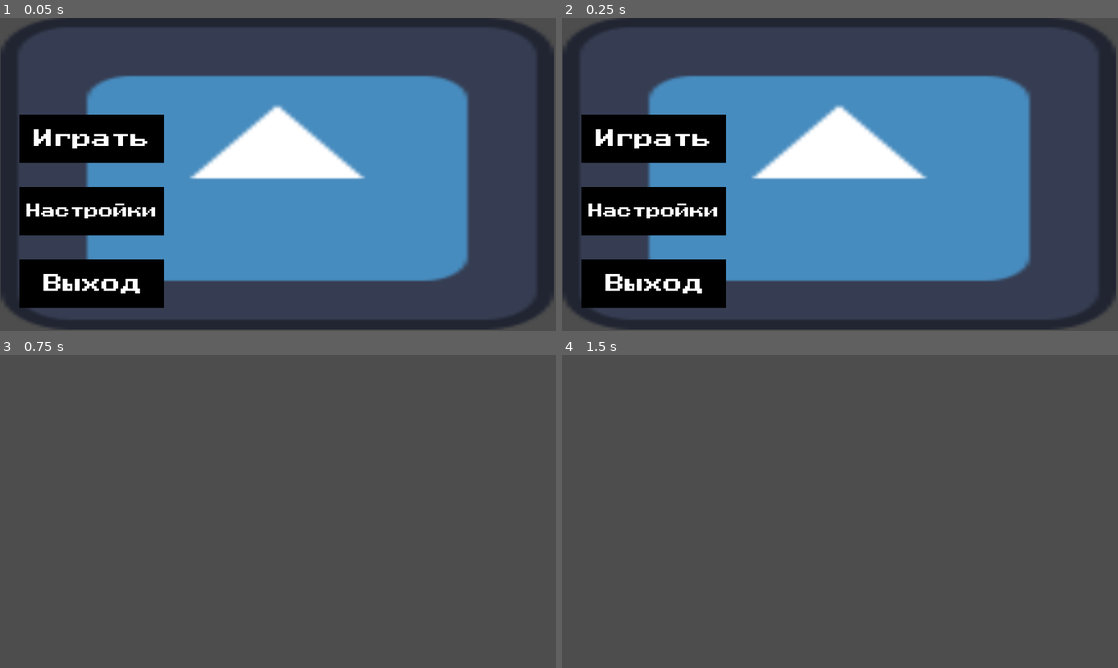
Above: before the commit, frames 1-4 (two rows, left to right).
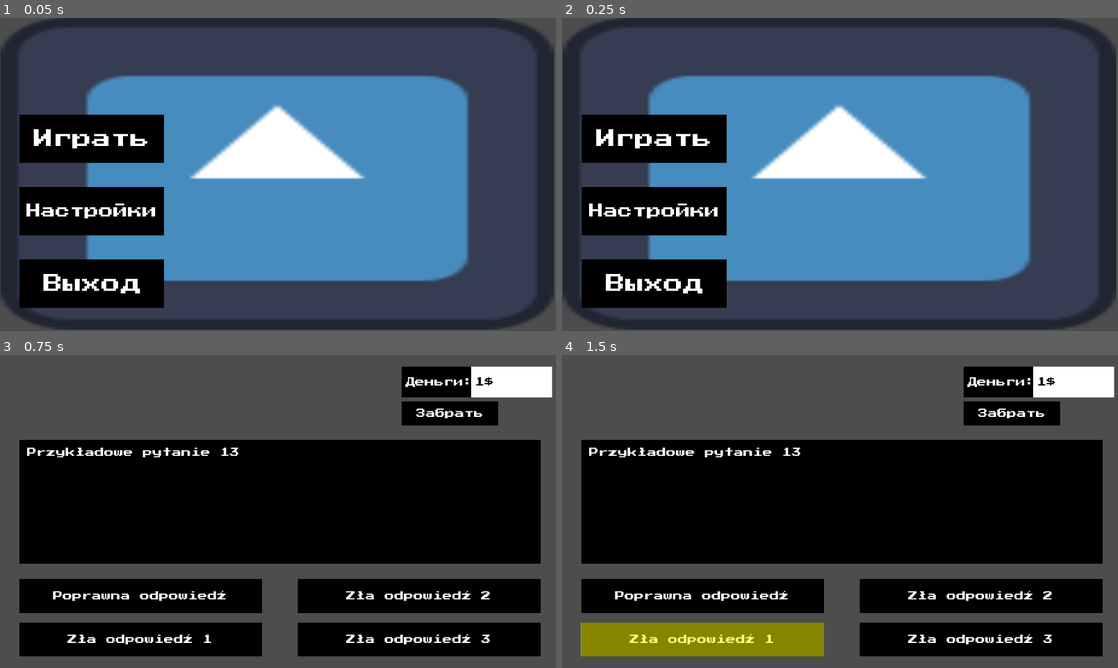
Above: after the commit, the same moments.

Repository: Tim00ff/wwtbam
Game: Godot game, scene res://game/start.tscn
Same seed, same stepped clock (60 frames per second), same inputs: the game is played once before the commit and once after it. The engine's default icon, where the game draws it, is replaced by a stand-in: a white triangle on a blue panel in a dark square. Sound files missing from this copy of the repository are replaced by a short silence.
Inputs (mouse positions are in pixels of both pictures, inside the frame that each line leads up to):
- Up to frame 1 (0.05 s): no input
- Up to frame 2 (0.25 s): no input
- Up to frame 3 (0.75 s): click "Играть" at 0.5 s
- Up to frame 4 (1.5 s): click (701, 639) at 1.25 s, where only the run after the commit has a clickable "Zła odpowiedź 1"

Frame 1 is identical in both runs. In frame 2, 0.6% of the frame differs, in the area x 3-30%, y 30-93%; in frame 3, 60%; in frame 4, 60%, in the area x 3-100%, y 3-97%.

Commit message:
Created game logic

Diff:
--- a/game/start.tscn
+++ b/game/start.tscn
@@ -1,10 +1,11 @@
-[gd_scene load_steps=11 format=3 uid="uid://cp5pouep4ov0l"]
+[gd_scene load_steps=12 format=3 uid="uid://cp5pouep4ov0l"]
 
 [ext_resource type="Texture2D" uid="uid://o8k0elyht3kk" path="res://sprites/Black.png" id="1_g071l"]
 [ext_resource type="FontFile" uid="uid://1v3etm8to5eh" path="res://PressStart2P-Regular.ttf" id="2_88jc1"]
 [ext_resource type="Script" path="res://scripts/start/start.gd" id="2_j17x2"]
 [ext_resource type="Script" path="res://scripts/start/exit.gd" id="3_sbu3e"]
 [ext_resource type="Texture2D" uid="uid://dca40k26ykqd6" path="res://icon.svg" id="4_k3pk5"]
+[ext_resource type="Script" path="res://scripts/start/animation_player.gd" id="5_htksb"]
 [ext_resource type="Script" path="res://scripts/start/fs_button.gd" id="7_bh2q0"]
 [ext_resource type="Script" path="res://scripts/start/camera.gd" id="7_hh4lx"]
 
@@ -139,6 +140,7 @@
 "": SubResource("AnimationLibrary_6o504")
 }
 speed_scale = 0.2
+script = ExtResource("5_htksb")
 
 [node name="bg" type="Sprite2D" parent="."]
 z_index = -3
--- a/game/wwtbam.tscn
+++ b/game/wwtbam.tscn
@@ -1,3 +1,329 @@
-[gd_scene format=3 uid="uid://o0hrcwfcvhfp"]
+[gd_scene load_steps=16 format=3 uid="uid://o0hrcwfcvhfp"]
+
+[ext_resource type="Script" path="res://scripts/wwtbam/main_game.gd" id="1_8cg4m"]
+[ext_resource type="AudioStream" uid="uid://s0ng004wb1xx" path="res://audio/hello-new-punter-2008-short.mp3" id="1_njn5i"]
+[ext_resource type="Script" path="res://scripts/wwtbam/camera_2d.gd" id="2_rm4fw"]
+[ext_resource type="AudioStream" uid="uid://nu0i3e0hlkyf" path="res://audio/q1-5-bed-2008.mp3" id="2_wturb"]
+[ext_resource type="Script" path="res://scripts/wwtbam/background_sound.gd" id="3_7hgwq"]
+[ext_resource type="Texture2D" uid="uid://o8k0elyht3kk" path="res://sprites/Black.png" id="4_hpwlj"]
+[ext_resource type="FontFile" uid="uid://1v3etm8to5eh" path="res://PressStart2P-Regular.ttf" id="5_hhv0y"]
+[ext_resource type="AudioStream" uid="uid://dqrwo0dyofg05" path="res://audio/khsm_50-50.mp3" id="6_281c4"]
+[ext_resource type="Texture2D" uid="uid://covktttdtjkof" path="res://sprites/white.png" id="6_s3mr8"]
+[ext_resource type="AudioStream" uid="uid://dy3gnncccb0qc" path="res://audio/khsm_q1-5-wrong.mp3" id="7_qbd1y"]
+[ext_resource type="Script" path="res://scripts/wwtbam/amount.gd" id="7_u7661"]
+[ext_resource type="AudioStream" uid="uid://d28oxupbvoee5" path="res://audio/khsm_q1-5-correct-o.mp3" id="8_4xnfv"]
+
+[sub_resource type="Animation" id="Animation_1am8d"]
+length = 0.001
+tracks/0/type = "value"
+tracks/0/imported = false
+tracks/0/enabled = false
+tracks/0/path = NodePath("sounds/choice:playing")
+tracks/0/interp = 1
+tracks/0/loop_wrap = true
+tracks/0/keys = {
+"times": PackedFloat32Array(0.1),
+"transitions": PackedFloat32Array(1),
+"update": 1,
+"values": [false]
+}
+tracks/1/type = "value"
+tracks/1/imported = false
+tracks/1/enabled = false
+tracks/1/path = NodePath("sounds/background sound:playing")
+tracks/1/interp = 1
+tracks/1/loop_wrap = true
+tracks/1/keys = {
+"times": PackedFloat32Array(0.1),
+"transitions": PackedFloat32Array(1),
+"update": 1,
+"values": [false]
+}
+tracks/2/type = "value"
+tracks/2/imported = false
+tracks/2/enabled = false
+tracks/2/path = NodePath("Answers/White:self_modulate")
+tracks/2/interp = 1
+tracks/2/loop_wrap = true
+tracks/2/keys = {
+"times": PackedFloat32Array(0.1),
+"transitions": PackedFloat32Array(1),
+"update": 0,
+"values": [Color(1, 1, 0, 0.521569)]
+}
+
+[sub_resource type="Animation" id="Animation_dm6i7"]
+resource_name = "option1choice"
+tracks/0/type = "value"
+tracks/0/imported = false
+tracks/0/enabled = true
+tracks/0/path = NodePath("sounds/choice:playing")
+tracks/0/interp = 1
+tracks/0/loop_wrap = true
+tracks/0/keys = {
+"times": PackedFloat32Array(0),
+"transitions": PackedFloat32Array(1),
+"update": 1,
+"values": [true]
+}
+tracks/1/type = "value"
+tracks/1/imported = false
+tracks/1/enabled = true
+tracks/1/path = NodePath("sounds/background sound:playing")
+tracks/1/interp = 1
+tracks/1/loop_wrap = true
+tracks/1/keys = {
+"times": PackedFloat32Array(0.0333333),
+"transitions": PackedFloat32Array(1),
+"update": 1,
+"values": [false]
+}
+tracks/2/type = "value"
+tracks/2/imported = false
+tracks/2/enabled = true
+tracks/2/path = NodePath("Answers/White:self_modulate")
+tracks/2/interp = 1
+tracks/2/loop_wrap = true
+tracks/2/keys = {
+"times": PackedFloat32Array(0),
+"transitions": PackedFloat32Array(1),
+"update": 0,
+"values": [Color(1, 1, 0, 0.521569)]
+}
+
+[sub_resource type="AnimationLibrary" id="AnimationLibrary_pb4j3"]
+_data = {
+"RESET": SubResource("Animation_1am8d"),
+"option1choice": SubResource("Animation_dm6i7")
+}
 
 [node name="WWTBAM" type="Node2D"]
+script = ExtResource("1_8cg4m")
+
+[node name="Camera2D" type="Camera2D" parent="."]
+anchor_mode = 0
+script = ExtResource("2_rm4fw")
+
+[node name="sounds" type="Node" parent="."]
+
+[node name="startup sound" type="AudioStreamPlayer" parent="sounds"]
+stream = ExtResource("1_njn5i")
+volume_db = -3.709
+pitch_scale = 1.11
+autoplay = true
+
+[node name="background sound" type="AudioStreamPlayer" parent="sounds"]
+stream = ExtResource("2_wturb")
+volume_db = -1.502
+pitch_scale = 1.11
+script = ExtResource("3_7hgwq")
+
+[node name="choice" type="AudioStreamPlayer" parent="sounds"]
+stream = ExtResource("6_281c4")
+
+[node name="wrong" type="AudioStreamPlayer" parent="sounds"]
+stream = ExtResource("7_qbd1y")
+
+[node name="right" type="AudioStreamPlayer" parent="sounds"]
+stream = ExtResource("8_4xnfv")
+
+[node name="Answers" type="Control" parent="."]
+layout_mode = 3
+anchors_preset = 0
+
+[node name="White" type="Sprite2D" parent="Answers"]
+self_modulate = Color(0.0392157, 1, 0, 0.635294)
+z_index = 1
+position = Vector2(868, 499)
+scale = Vector2(50.4, 7)
+texture = ExtResource("6_s3mr8")
+
+[node name="option1" type="TextureButton" parent="Answers"]
+self_modulate = Color(0.882353, 1, 0, 1)
+offset_left = 40.0
+offset_top = 554.0
+offset_right = 543.0
+offset_bottom = 624.0
+action_mode = 0
+button_mask = 3
+texture_normal = ExtResource("4_hpwlj")
+stretch_mode = 0
+metadata/_edit_use_anchors_ = true
+
+[node name="Label" type="Label" parent="Answers/option1"]
+layout_mode = 0
+offset_right = 500.0
+offset_bottom = 70.0
+theme_override_fonts/font = ExtResource("5_hhv0y")
+theme_override_font_sizes/font_size = 20
+text = "VCVDSvsdavsjvdjvJDJVSDJHAVSDvhvhvjASVDJHSAVDJASHVDvhvhv
+"
+horizontal_alignment = 1
+vertical_alignment = 1
+autowrap_mode = 3
+
+[node name="option2" type="TextureButton" parent="Answers"]
+offset_left = 617.0
+offset_top = 554.0
+offset_right = 1120.0
+offset_bottom = 624.0
+action_mode = 0
+button_mask = 3
+texture_normal = ExtResource("4_hpwlj")
+stretch_mode = 0
+metadata/_edit_use_anchors_ = true
+
+[node name="Label" type="Label" parent="Answers/option2"]
+layout_mode = 0
+offset_right = 500.0
+offset_bottom = 70.0
+theme_override_fonts/font = ExtResource("5_hhv0y")
+theme_override_font_sizes/font_size = 20
+text = "VCVDSvsdavsjvdjvJDJVSDJHAVSDvjhvhvhvjASVDJHSAVDJASHVDvhvhv
+"
+horizontal_alignment = 1
+vertical_alignment = 1
+autowrap_mode = 3
+metadata/_edit_lock_ = true
+
+[node name="option3" type="TextureButton" parent="Answers"]
+offset_left = 40.0
+offset_top = 464.0
+offset_right = 543.0
+offset_bottom = 534.0
+action_mode = 0
+button_mask = 3
+texture_normal = ExtResource("4_hpwlj")
+stretch_mode = 0
+metadata/_edit_use_anchors_ = true
+
+[node name="Label" type="Label" parent="Answers/option3"]
+layout_mode = 0
+offset_right = 500.0
+offset_bottom = 70.0
+theme_override_fonts/font = ExtResource("5_hhv0y")
+theme_override_font_sizes/font_size = 20
+text = "VCVDSvsdavsjvdjvJDJVSDJHAVSDvjhvhvhvjASVDJHSAVDJASHVDvhvhv
+"
+horizontal_alignment = 1
+vertical_alignment = 1
+autowrap_mode = 3
+metadata/_edit_lock_ = true
+
+[node name="option4" type="TextureButton" parent="Answers"]
+offset_left = 617.0
+offset_top = 464.0
+offset_right = 1120.0
+offset_bottom = 534.0
+action_mode = 0
+button_mask = 3
+texture_normal = ExtResource("4_hpwlj")
+stretch_mode = 0
+metadata/_edit_use_anchors_ = true
+
+[node name="Label" type="Label" parent="Answers/option4"]
+layout_mode = 0
+offset_right = 500.0
+offset_bottom = 70.0
+theme_override_fonts/font = ExtResource("5_hhv0y")
+theme_override_font_sizes/font_size = 20
+text = "VCVDSvsdavsjvdjvJDJVSDJHAVSDvjhvhvhvjASVDJHSAVDJASHVDvhvhv
+"
+horizontal_alignment = 1
+vertical_alignment = 1
+autowrap_mode = 3
+metadata/_edit_lock_ = true
+
+[node name="Question" type="Node2D" parent="."]
+
+[node name="Question_sprite" type="Sprite2D" parent="Question"]
+position = Vector2(580, 304)
+scale = Vector2(108, 25.6)
+texture = ExtResource("4_hpwlj")
+
+[node name="Question label" type="Label" parent="Question"]
+offset_left = 56.0
+offset_top = 192.0
+offset_right = 1104.0
+offset_bottom = 419.0
+theme_override_fonts/font = ExtResource("5_hhv0y")
+theme_override_font_sizes/font_size = 20
+text = "WABALABADUB DUB DUBWABALABADUB DUB DUBWABALABADUB DUB DUBWABALABADUB DUB DUBWABALABADUB DUB DUBWABALABADUB DUB DUBWABALABADUB DUB DUBWABALABADUB DUB DUBWABALABADUB DUB DUBWABALABADUB DUB DUBWABALABADUB DUB DUBWABALABADUB DUB DUBWABALABADUB DUB DUBWABALABADUB DUB DUBWABALABADUB DUB DUBWABALABADUB DUB DUBWABALABADUB DUB DUBWABALABADUB DUB DUBWABALABADUB DUB DUBWABALABADUB DUB DUBWABALABADUB DUB DUB"
+autowrap_mode = 3
+
+[node name="Help" type="Node2D" parent="."]
+
+[node name="Money" type="Node2D" parent="."]
+
+[node name="money_bg1" type="Sprite2D" parent="Money"]
+position = Vector2(988, 56)
+scale = Vector2(31.2, 6.4)
+texture = ExtResource("4_hpwlj")
+
+[node name="White" type="Sprite2D" parent="Money"]
+position = Vector2(1060, 56)
+scale = Vector2(16.8, 6.4)
+texture = ExtResource("6_s3mr8")
+
+[node name="money" type="Label" parent="Money"]
+offset_left = 840.0
+offset_top = 24.0
+offset_right = 1088.0
+offset_bottom = 88.0
+theme_override_fonts/font = ExtResource("5_hhv0y")
+theme_override_font_sizes/font_size = 20
+text = "Деньги:"
+vertical_alignment = 1
+
+[node name="amount" type="Label" parent="Money"]
+self_modulate = Color(0, 0, 0, 1)
+offset_left = 984.0
+offset_top = 24.0
+offset_right = 1144.0
+offset_bottom = 88.0
+theme_override_fonts/font = ExtResource("5_hhv0y")
+theme_override_font_sizes/font_size = 20
+text = "1$"
+vertical_alignment = 1
+autowrap_mode = 3
+script = ExtResource("7_u7661")
+
+[node name="take money" type="TextureButton" parent="Money"]
+offset_left = 832.0
+offset_top = 96.0
+offset_right = 1032.0
+offset_bottom = 146.0
+action_mode = 0
+button_mask = 3
+texture_normal = ExtResource("4_hpwlj")
+stretch_mode = 0
+metadata/_edit_use_anchors_ = true
+
+[node name="Label" type="Label" parent="Money/take money"]
+layout_mode = 1
+anchors_preset = -1
+anchor_top = -0.4
+anchor_bottom = -0.4
+offset_top = 20.0
+offset_right = 200.0
+offset_bottom = 70.0
+theme_override_fonts/font = ExtResource("5_hhv0y")
+theme_override_font_sizes/font_size = 20
+text = "Забрать
+"
+horizontal_alignment = 1
+vertical_alignment = 1
+autowrap_mode = 3
+metadata/_edit_use_anchors_ = true
+
+[node name="AnimationPlayer" type="AnimationPlayer" parent="."]
+deterministic = true
+libraries = {
+"": SubResource("AnimationLibrary_pb4j3")
+}
+
+[connection signal="finished" from="sounds/startup sound" to="sounds/background sound" method="_on_startup_sound_finished"]
+[connection signal="button_up" from="Answers/option1" to="." method="_on_option_1_button_up"]
+[connection signal="button_up" from="Answers/option2" to="." method="_on_option_2_button_up"]
+[connection signal="button_up" from="Answers/option3" to="." method="_on_option_3_button_up"]
+[connection signal="button_up" from="Answers/option4" to="." method="_on_option_4_button_up"]
--- a/scripts/start/animation_player.gd
+++ b/scripts/start/animation_player.gd
@@ -3,9 +3,4 @@
 
 # Called when the node enters the scene tree for the first time.
 func _ready() -> void:
-	pass # Replace with function body.
-
-
-# Called every frame. 'delta' is the elapsed time since the previous frame.
-func _process(delta: float) -> void:
-	pass
+	current_animation = "new_animation"
--- /dev/null
+++ b/scripts/wwtbam/amount.gd
@@ -0,0 +1,8 @@
+extends Label
+
+var money = 1
+
+
+func update_money():
+	money *= 2
+	text = str(money) + "$"
--- /dev/null
+++ b/scripts/wwtbam/background_sound.gd
@@ -0,0 +1,8 @@
+extends AudioStreamPlayer
+
+
+
+
+
+func _on_startup_sound_finished() -> void:
+	playing = true
--- /dev/null
+++ b/scripts/wwtbam/camera_2d.gd
@@ -0,0 +1,11 @@
+extends Camera2D
+
+
+# Called when the node enters the scene tree for the first time.
+func _ready() -> void:
+	pass # Replace with function body.
+
+
+# Called every frame. 'delta' is the elapsed time since the previous frame.
+func _process(delta: float) -> void:
+	pass
--- /dev/null
+++ b/scripts/wwtbam/main_game.gd
@@ -0,0 +1,118 @@
+extends Node2D
+var questions = 0
+var answers_arr
+var correct_answer
+
+func _ready() -> void:
+	questions = load_questions("res://questions/questions.txt")
+	change_question(questions)
+
+func load_questions(file_path: String) -> Array:
+	var questions_array = []
+	var file = FileAccess.open(file_path, FileAccess.READ)
+	if not file:
+		print("Failed to open file: ", file_path)
+		return []
+	var file_content = file.get_as_text()
+	file.close()
+	var lines = file_content.split("\n", false)  # "false" to skip empty lines
+	for i in range(0, lines.size(), 6):
+		if i + 5 >= lines.size():
+			break
+		var question_data = [
+			lines[i].strip_edges(),      # Difficulty
+			lines[i + 1].strip_edges(),  # Question
+			lines[i + 2].strip_edges(),  # Correct answer
+			lines[i + 3].strip_edges(),  # Wrong answer 1
+			lines[i + 4].strip_edges(),  # Wrong answer 2
+			lines[i + 5].strip_edges()   # Wrong answer 3
+		]
+		questions_array.append(question_data)
+	return questions_array
+
+
+func change_question(questions):
+	if questions:
+		var q = questions.pick_random()
+		get_node("Question/Question label").text = q[1]
+		answers_arr = [q[2], q[3], q[4], q[5]]
+		randomize()
+		answers_arr.shuffle()
+		correct_answer = answers_arr.find(q[2])
+		get_node("Answers/option1/Label").text = answers_arr[0]
+		get_node("Answers/option2/Label").text = answers_arr[1]
+		get_node("Answers/option3/Label").text = answers_arr[2]
+		get_node("Answers/option4/Label").text = answers_arr[3]
+		get_node('Answers/White').position = Vector2(0, -10000)
+	else:
+		return
+
+
+func _on_option_1_button_up() -> void:
+	get_node('AnimationPlayer').play('option1choice')
+	get_node('Answers/White').z_index = 1
+	get_node('Answers/White').position = Vector2(291.5, 589)
+	disable_buttons()
+	await get_tree().create_timer(2.0).timeout
+	is_answer_right(0)
+
+
+func _on_option_2_button_up() -> void:
+	get_node('AnimationPlayer').play('option1choice')
+	get_node('Answers/White').z_index = 1
+	get_node('Answers/White').position = Vector2(868, 589)
+	disable_buttons()
+	await get_tree().create_timer(2.0).timeout
+	is_answer_right(1)
+
+
+func _on_option_3_button_up() -> void:
+	get_node('AnimationPlayer').play('option1choice')
+	get_node('Answers/White').z_index = 1
+	get_node('Answers/White').position = Vector2(291.5, 499)
+	disable_buttons()
+	await get_tree().create_timer(2.0).timeout
+	is_answer_right(2)
+
+
+func _on_option_4_button_up() -> void:
+	get_node('AnimationPlayer').play('option1choice')
+	get_node('Answers/White').z_index = 1
+	get_node('Answers/White').position = Vector2(868, 499)
+	disable_buttons()
+	await get_tree().create_timer(2.0).timeout
+	is_answer_right(3)
+
+
+func is_answer_right(option_id):
+	if option_id == correct_answer:
+		pass
+		get_node('Answers/White').self_modulate = '#0aff00a2'
+		get_node('sounds/right').playing = true
+		await get_tree().create_timer(1.5).timeout
+		get_node('Money/amount').update_money()
+		change_question(questions)
+		reset()
+	else:
+		get_node('Answers/White').self_modulate = '#AF1B3Fa2'
+		get_node('sounds/wrong').playing = true
+		await get_tree().create_timer(1.5).timeout
+	reset()
+
+func reset():
+	get_node('Answers/White').position = Vector2(0, -10000)
+	get_node('sounds/background sound').playing = true
+	enable_buttons()
+
+
+func disable_buttons():
+		get_node("Answers/option1").disabled = true
+		get_node("Answers/option2").disabled = true
+		get_node("Answers/option3").disabled = true
+		get_node("Answers/option4").disabled = true
+
+func enable_buttons():
+		get_node("Answers/option1").disabled = false
+		get_node("Answers/option2").disabled = false
+		get_node("Answers/option3").disabled = false
+		get_node("Answers/option4").disabled = false
Not shown, added: audio/hello-new-punter-2008-long.mp3.import
Not shown, added: audio/hello-new-punter-2008-short.mp3.import
Not shown, added: audio/khsm_50-50.mp3.import
Not shown, added: audio/khsm_q1-5-correct-o.mp3.import
Not shown, added: audio/khsm_q1-5-wrong.mp3.import
Not shown, added: audio/q1-5-bed-2008.mp3.import
Not shown, added: audio/q15-1m-clock.mp3.import
Not shown, added: questions/questions.txt
Not shown, added: audio/hello-new-punter-2008-long.mp3
Not shown, added: audio/hello-new-punter-2008-short.mp3
Not shown, added: audio/khsm_50-50.mp3
Not shown, added: audio/khsm_q1-5-correct-o.mp3
(and 3 more such lines)
